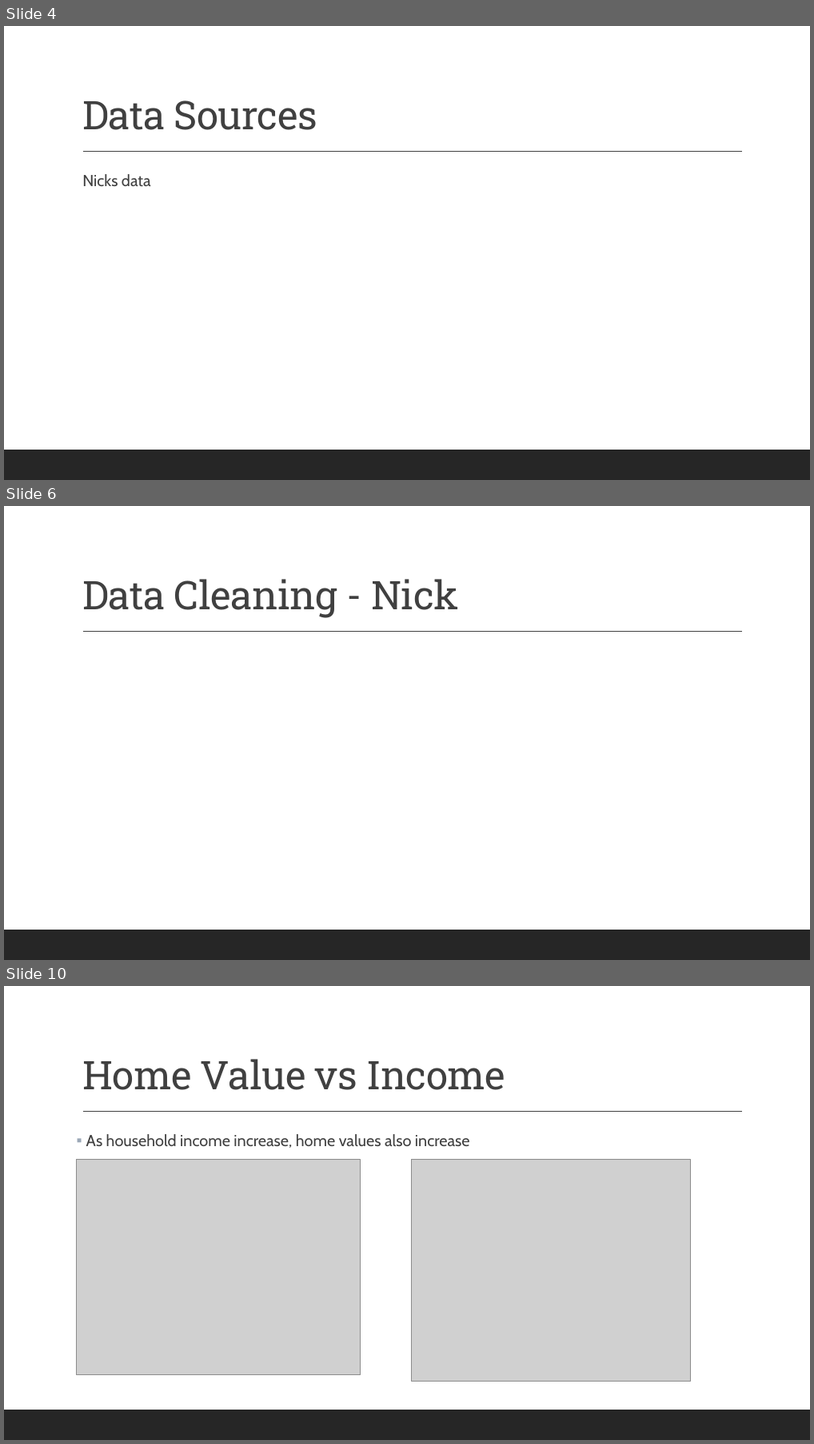
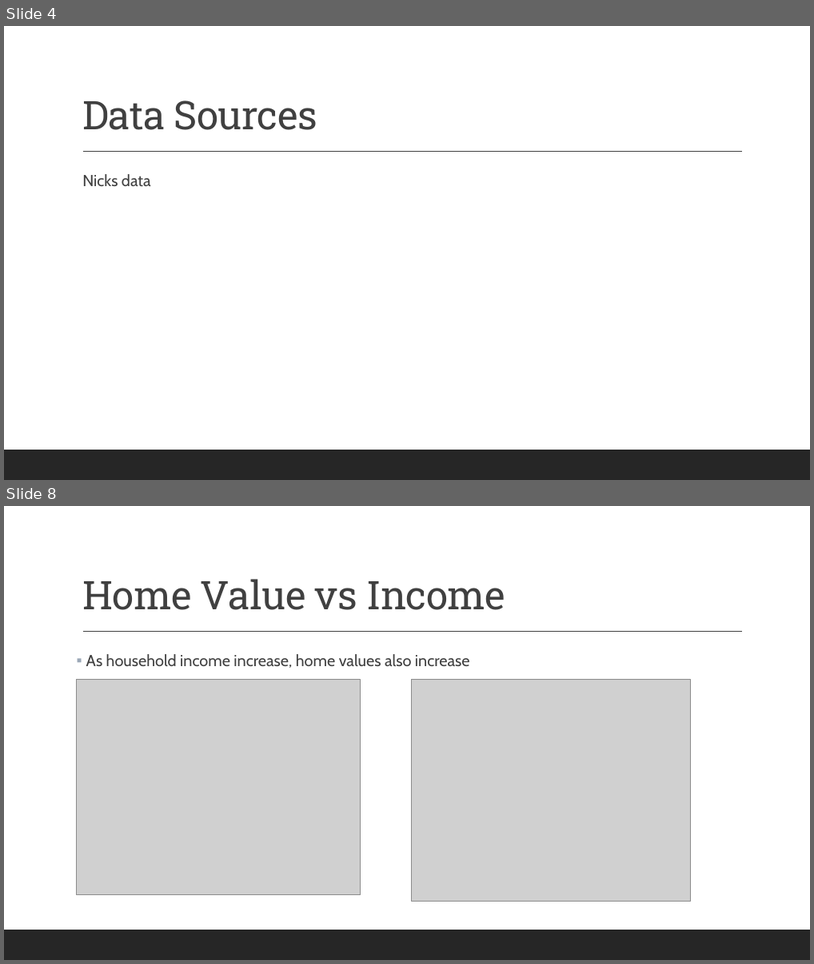
Before and after one commit to againzer/HousingPricesProject, a slide deck: Housing Price Analysis.pptx. Shown one above the other, each under a label of ours: slides 4, 6 and 10 before the commit, slides 4 and 8 after it; the slides between them are not shown. The pictures are 814x1444 and 814x964 pixels, drawn with LibreOffice and Linux fonts; fonts in the diff are those of the drawing; grey boxes stand for pictures. Boxes give left, top, right and bottom in pixels: in the first picture for what was removed or moved away, otherwise in the second. Text is boxed around its words. In the diff, an @@ line names an element or a change of style, - is before the commit and + after.

```diff
--- a/Housing Price Analysis.pptx
+++ b/Housing Price Analysis.pptx
@@ slide 6 removed at [4,506,810,960], background #FFFFFF; not listed: 2 template elements that a slide beside it also shows @@
@@ title removed at [82,579,458,618] @@
-Data Cleaning - Nick
@@ what was slide 10 is now slide 8 @@
```
Also in this commit, not shown: 3 slides changed, 1 slide added, 2 other slides removed.
